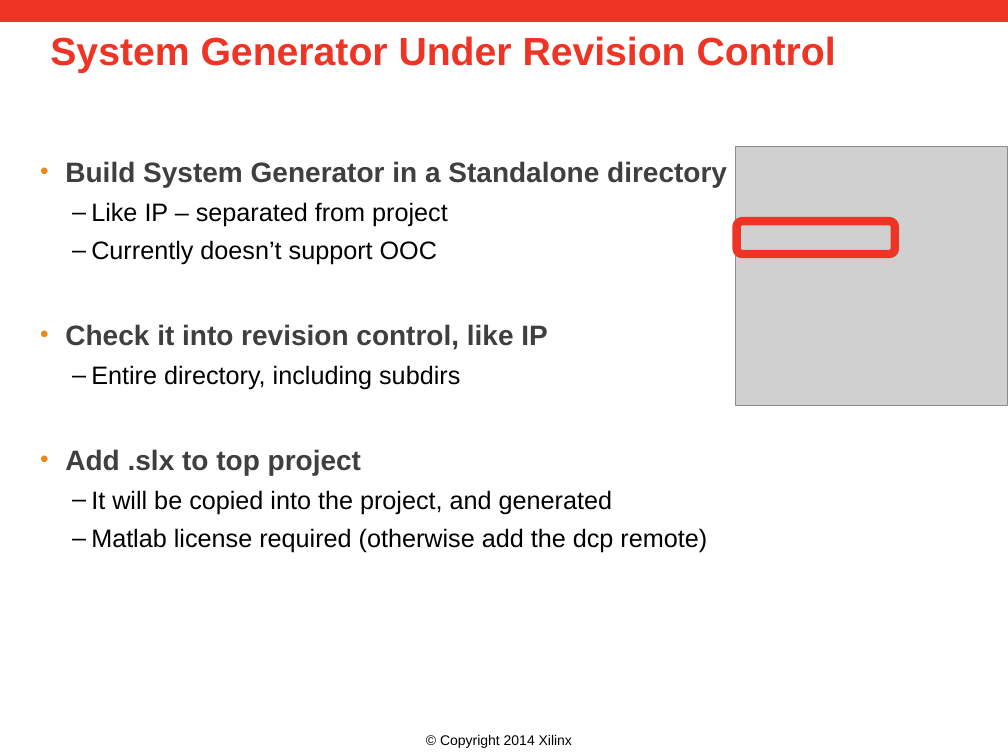
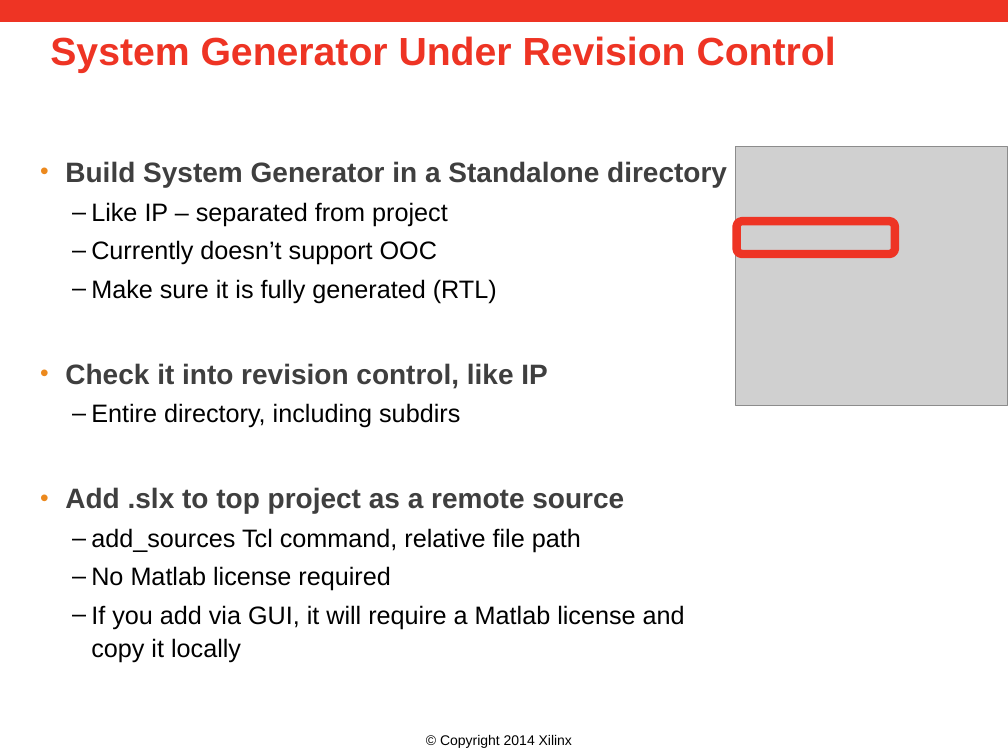
Before and after one commit to Xilinx/revCtrl, a slide deck: slide 10 of doc/versionControl.pptx (slide 8 before the commit). Drawn at 1008x756 pixels with LibreOffice and Linux fonts; fonts in the diff are those of the drawing; grey boxes stand for pictures; background and template pictures are left out. Boxes give left, top, right and bottom in pixels: in the first picture for what was removed or moved away, otherwise in the second. Text is boxed around its words. In the diff, an @@ line names an element or a change of style, - is before the commit and + after.

Commit message:
updated presentation

```diff
--- a/doc/versionControl.pptx
+++ b/doc/versionControl.pptx
@@ text at bbox=[91, 279, 497, 303]: paragraph added @@
+  – Make sure it is fully generated (RTL)
@@ text at bbox=[65, 487, 685, 629]: text changed @@
-• Add .slx to top project
-  – It will be copied into the project, and generated
-  – Matlab license required (otherwise add the dcp remote)
+• Add .slx to top project as a remote source
+  – add_sources Tcl command, relative file path
+  – No Matlab license required
+  – If you add via GUI, it will require a Matlab license and copy it locally
```
Also in this commit, not shown: 9 other slides changed, 6 slides added, 1 slide removed.
